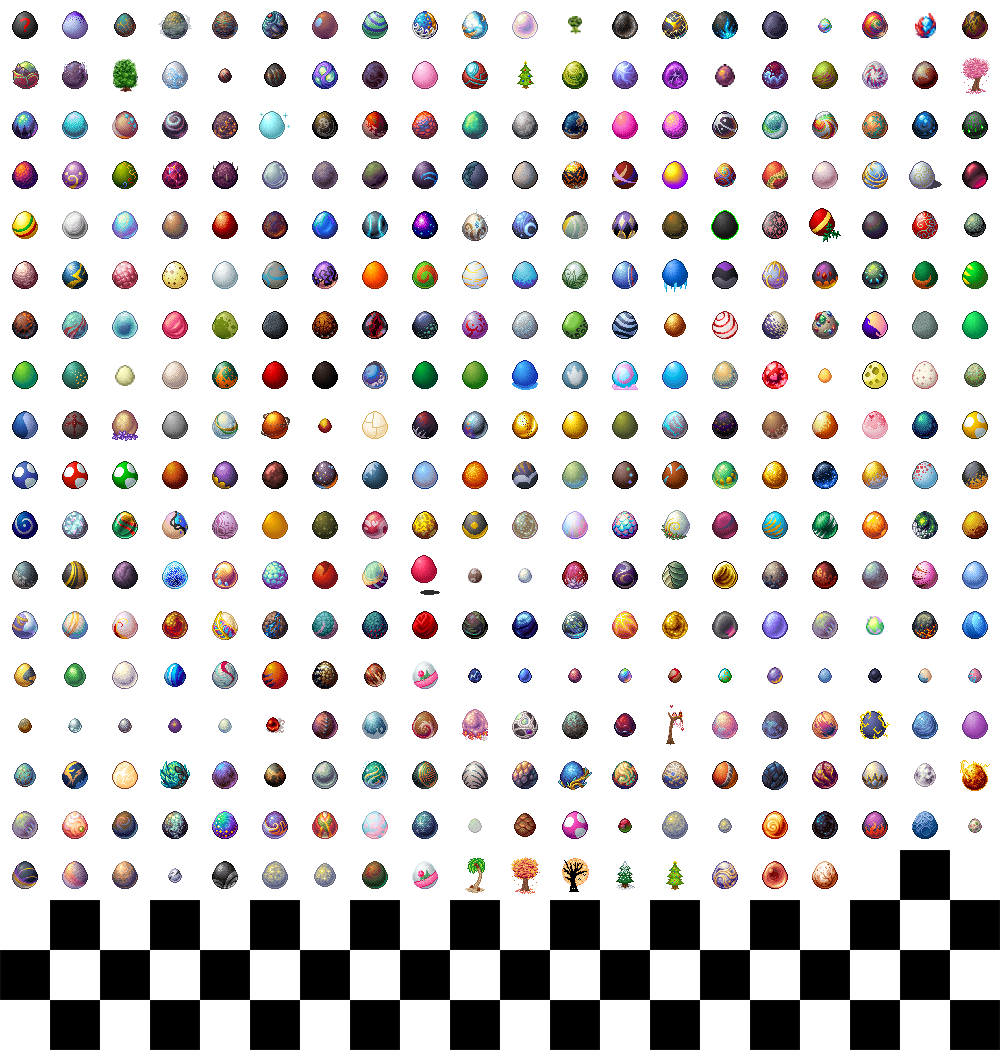
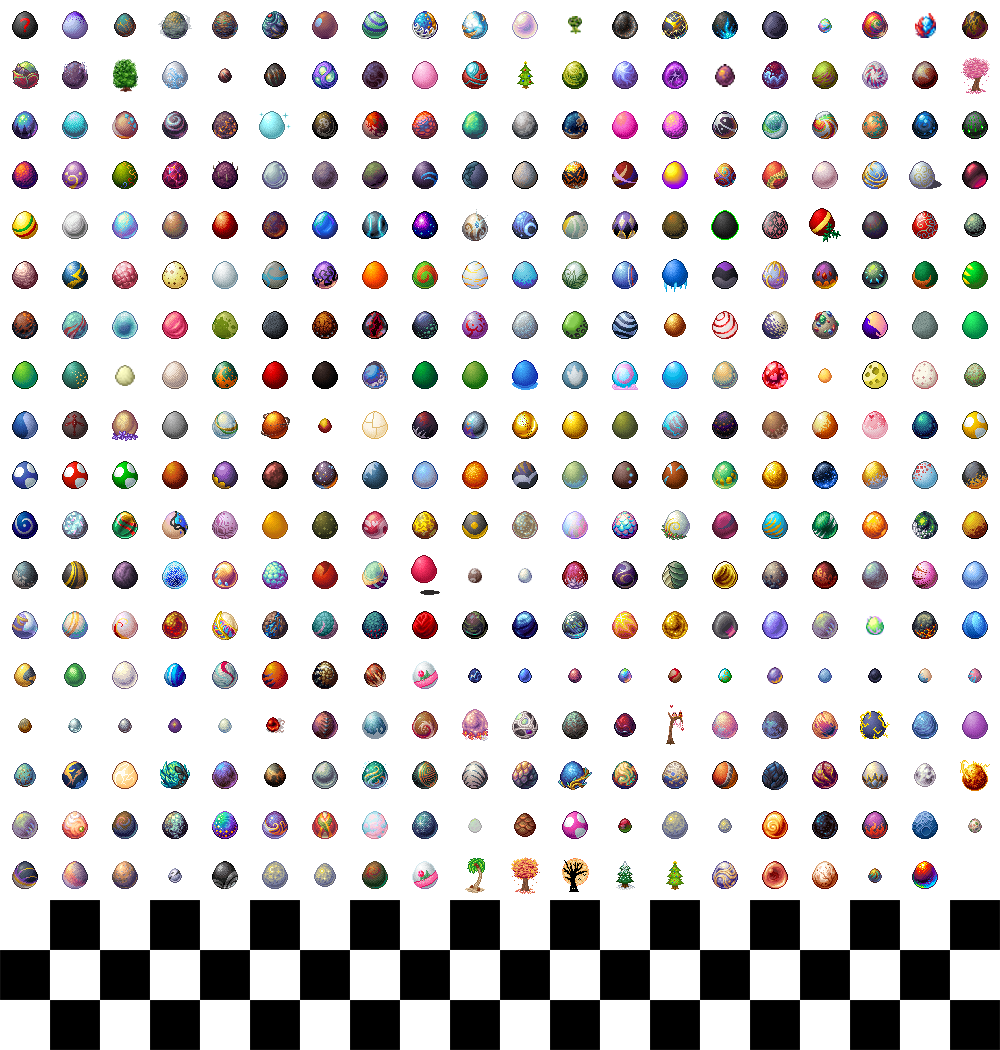
Layer changes from the first w=1000, h=1050 image to the second:
painted on "Layer 5" over bbox(868, 861, 938, 889)
removed layer "18" (1st of 4, in "ROW - 18") from group "ROW - 18" over bbox(868, 868, 882, 883)
removed layer "19" (1st of 4, in "ROW - 18") from group "ROW - 18" over bbox(900, 850, 950, 900)
